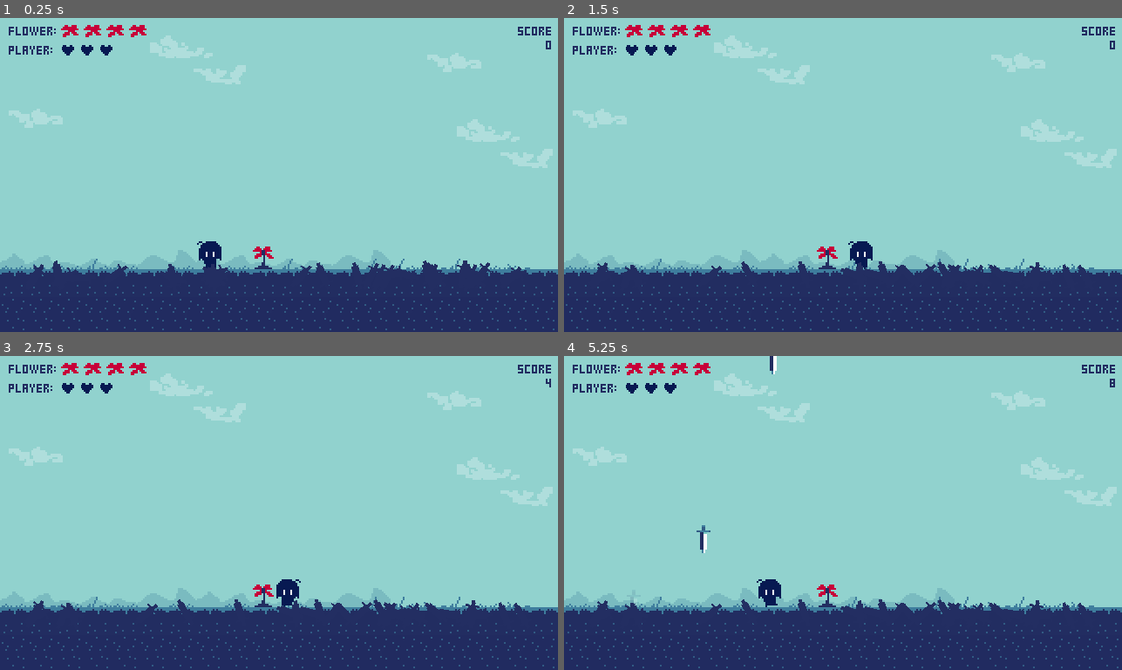
Above: before the commit, frames 1-4 (two rows, left to right).
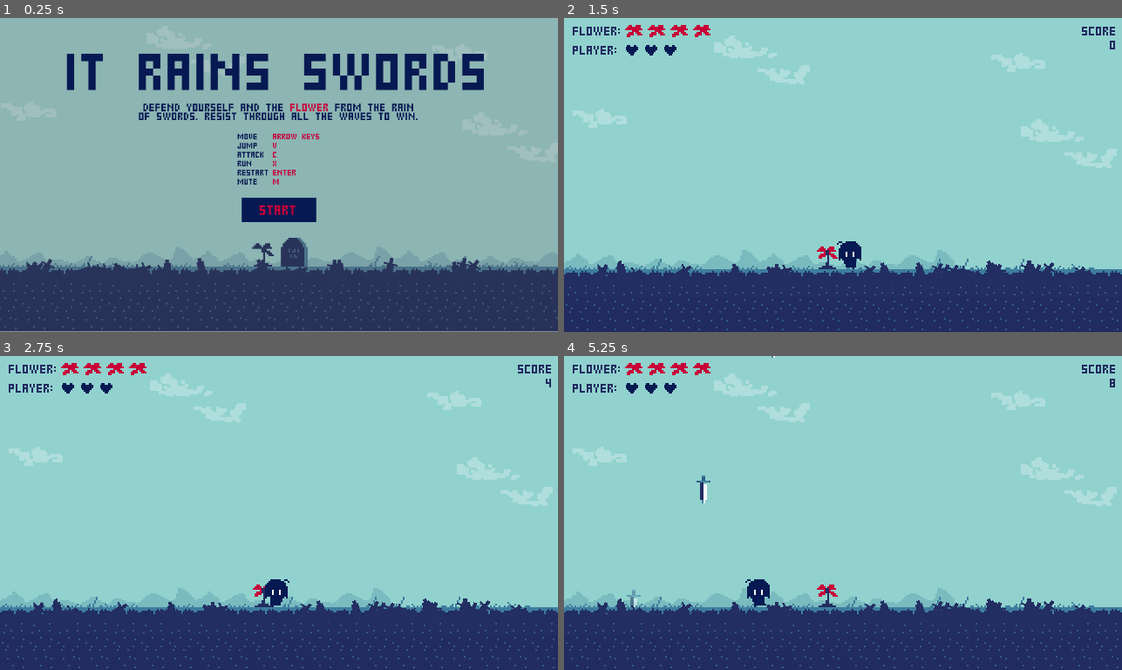
Above: after the commit, the same moments.

Repository: mwpodgorni/DDDD-Project
Game: Godot game, scene res://start.tscn
The game is run twice, just before and just after one commit, with the same random seed, the same clock (stepped at 60 frames per second) and the same inputs. Before the commit the project starts from res://choice.tscn.
Inputs:
- Up to frame 1 (0.25 s): no input
- Up to frame 2 (1.5 s): tap Enter at 0.5 s; hold Right (ui_right) 0.53-1.28 s; tap Space (ui_select) at 0.6, 1.35 s; tap V (ui_accept) at 0.77 s; hold Left (ui_left) from 1.28 s (still down)
- Up to frame 3 (2.75 s): tap V (ui_accept) at 1.52 s; release Left (ui_left) at 2.03 s; hold Right (ui_right) from 2.03 s (still down); tap Space (ui_select) at 2.1 s
- Up to frame 4 (5.25 s): tap Space (ui_select) every 0.75 s from 2.85 to 5.1 s; tap V (ui_accept) at 3.02, 3.77, 4.52 s; release Right (ui_right) at 3.53 s; hold Left (ui_left) from 3.53 s (still down)

The runs differ from the first frame. In frame 1, 81% of the frame differs, in the area x 0-100%, y 0-100%; in frame 2, 1.2%; in frame 3, 1.3%; in frame 4, 1.6%.

Commit message:
Start scene

Diff:
--- a/project.godot
+++ b/project.godot
@@ -15,7 +15,7 @@
 [application]
 
 config/name="It Rains Swords"
-run/main_scene="res://choice.tscn"
+run/main_scene="res://start.tscn"
 config/icon="res://icon.png"
 
 [autoload]
@@ -32,6 +32,10 @@
 window/size/test_height=720
 window/stretch/mode="2d"
 window/stretch/aspect="keep"
+
+[global]
+
+background=false
 
 [input]
 
--- /dev/null
+++ b/start.gd
@@ -0,0 +1,18 @@
+extends Node2D
+var scene_to_load:String
+onready var path = "res://LD46/LD46.tscn"
+var active = true
+
+func _process(delta):
+	if active:
+		# if input is SPACE (because SPACE is being used for the action "ui_select")
+		if Input.is_action_just_pressed("ui_select"):
+			get_tree().change_scene(path)
+			active = false
+func load_next_scene():
+	scene_to_load = path
+	$timer.start()
+	$tween.start()
+
+func _on_timer_timeout():
+	get_tree().change_scene(scene_to_load)
--- /dev/null
+++ b/start.tscn
@@ -0,0 +1,12 @@
+[gd_scene load_steps=3 format=2]
+
+[ext_resource path="res://it_rains_swords_start.png" type="Texture" id=1]
+[ext_resource path="res://start.gd" type="Script" id=2]
+
+[node name="Node2D" type="Node2D"]
+script = ExtResource( 2 )
+
+[node name="Sprite" type="Sprite" parent="."]
+position = Vector2( 160, 90 )
+scale = Vector2( 0.257522, 0.257522 )
+texture = ExtResource( 1 )
Binary file added: it_rains_swords_start.png
Not shown, added: it_rains_swords_start.png.import
